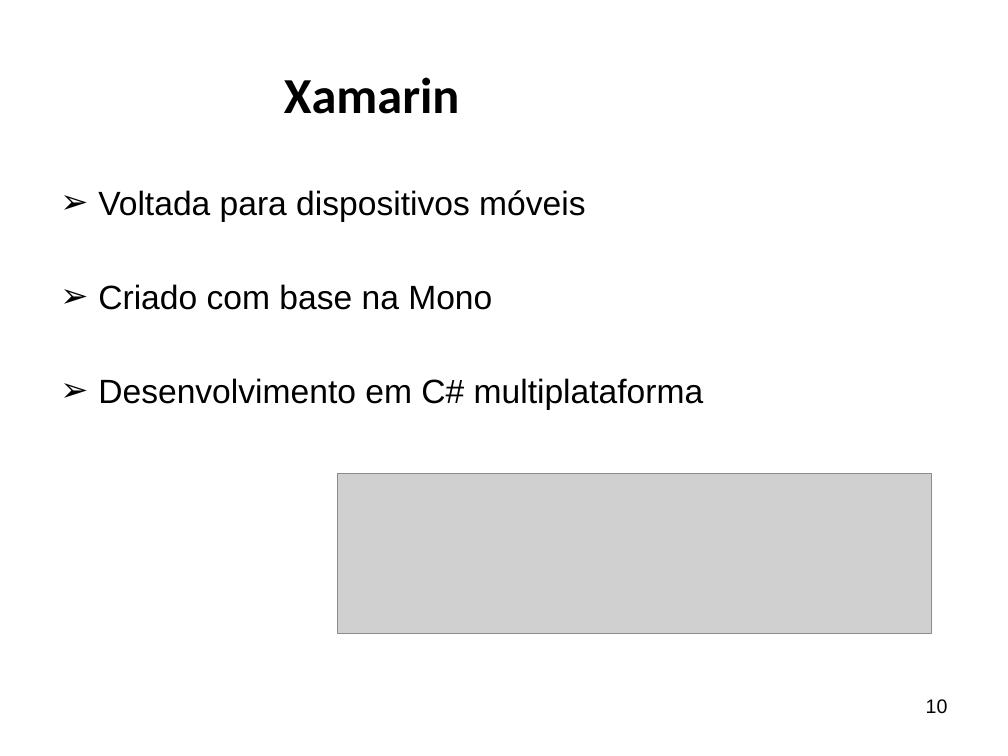
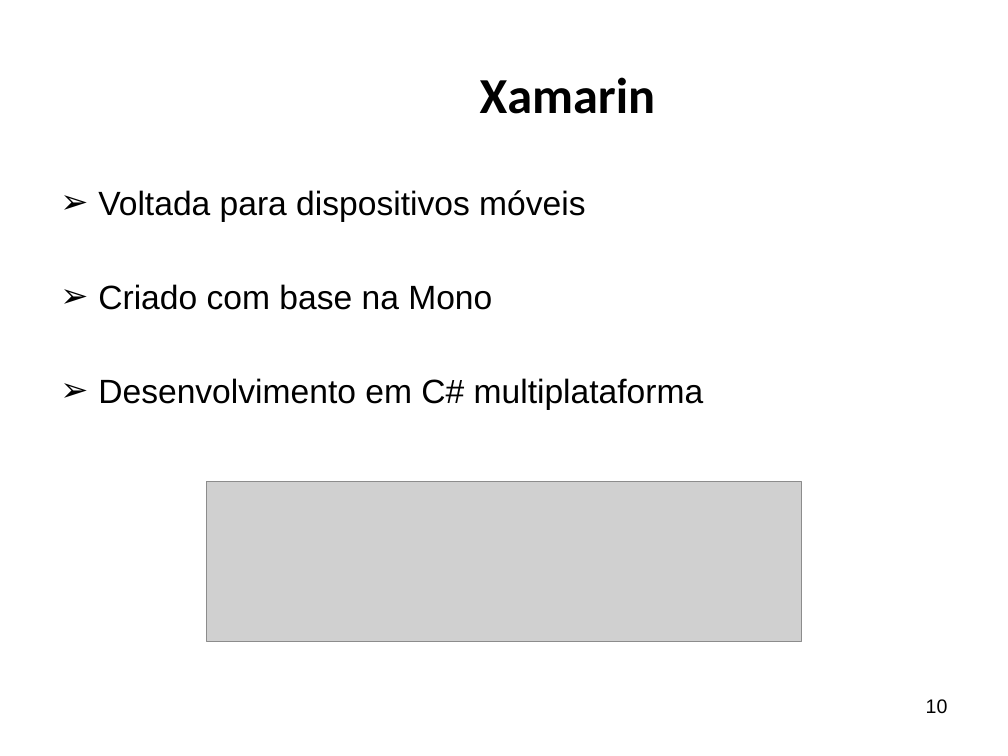
Before and after one commit to ricardopetrere/TCC_FTT, a slide deck: slide 10 of documentos/Apresentação Banca.pptx. Drawn at 1008x756 pixels with LibreOffice and Linux fonts; fonts in the diff are those of the drawing; grey boxes stand for pictures; background and template pictures are left out. Boxes give left, top, right and bottom in pixels: in the first picture for what was removed or moved away, otherwise in the second. Text is boxed around its words. In the diff, an @@ line names an element or a change of style, - is before the commit and + after.

```diff
--- a/documentos/Apresentação Banca.pptx
+++ b/documentos/Apresentação Banca.pptx
@@ title "Xamarin" at bbox=[480, 77, 656, 114]: alignment left to centre @@
@@ picture: place and size @@
-picture at bbox=[338, 473, 932, 633]
+picture at bbox=[207, 481, 801, 641]
```
Also in this commit, not shown: 22 other slides changed, 9 slides added, 1 slide removed.
